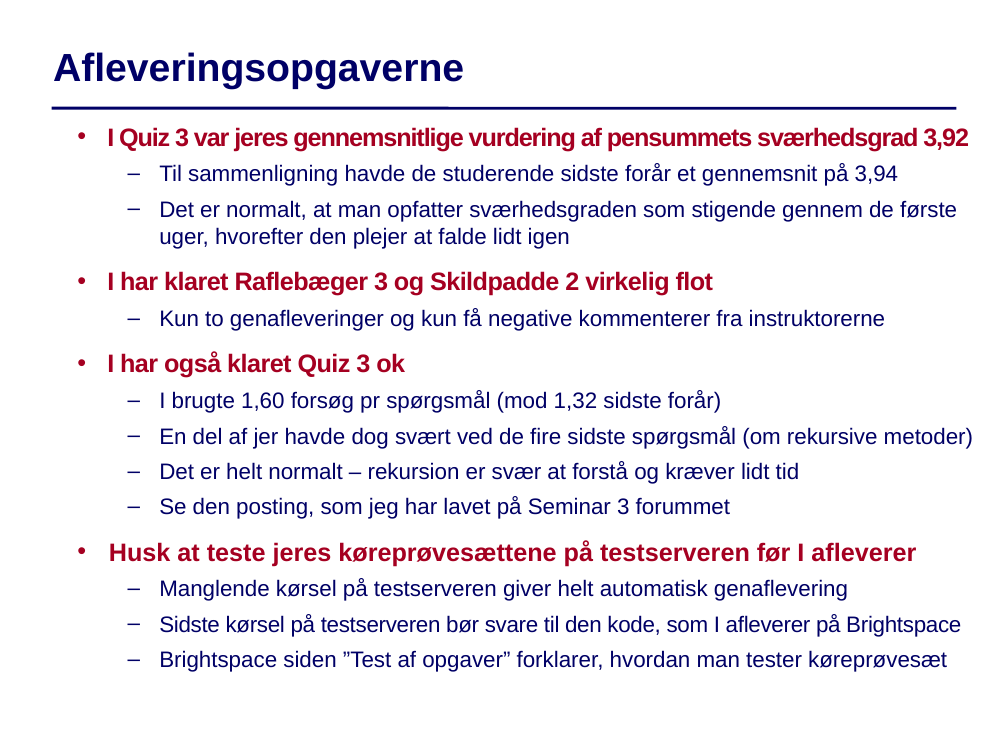
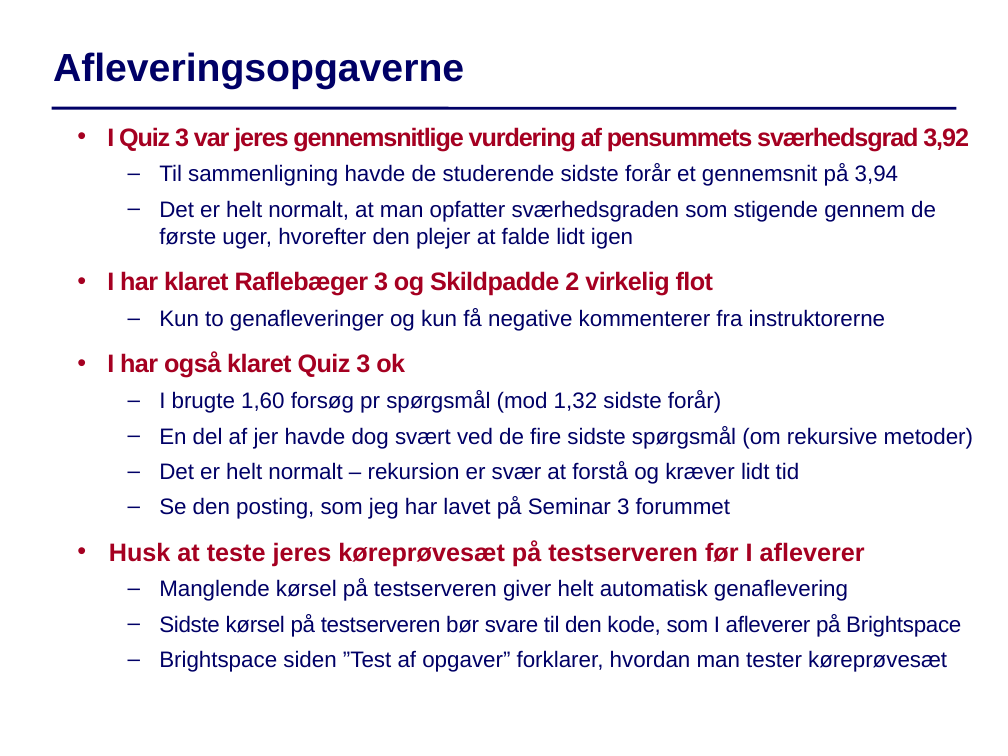
Before and after one commit to IntProgAU/Materiale, a slide deck: slide 2 of web/g22/status/Status4.pptx. Drawn at 1008x756 pixels with LibreOffice and Linux fonts; fonts in the diff are those of the drawing. Boxes give left, top, right and bottom in pixels: in the first picture for what was removed or moved away, otherwise in the second. Text is boxed around its words. In the diff, an @@ line names an element or a change of style, - is before the commit and + after.

```diff
--- a/web/g22/status/Status4.pptx
+++ b/web/g22/status/Status4.pptx
@@ text at <box>159,200,936,249</box>: text changed @@
-  – Det er normalt, at man opfatter sværhedsgraden som stigende gennem de første uger, hvorefter den plejer at falde lidt igen
+  – Det er helt normalt, at man opfatter sværhedsgraden som stigende gennem de første uger, hvorefter den plejer at falde lidt igen
@@ text at <box>109,540,865,566</box>: text changed @@
-• Husk at teste jeres køreprøvesættene på testserveren før I afleverer
+• Husk at teste jeres køreprøvesæt på testserveren før I afleverer
```
Also in this commit, not shown: 2 other slides changed.
